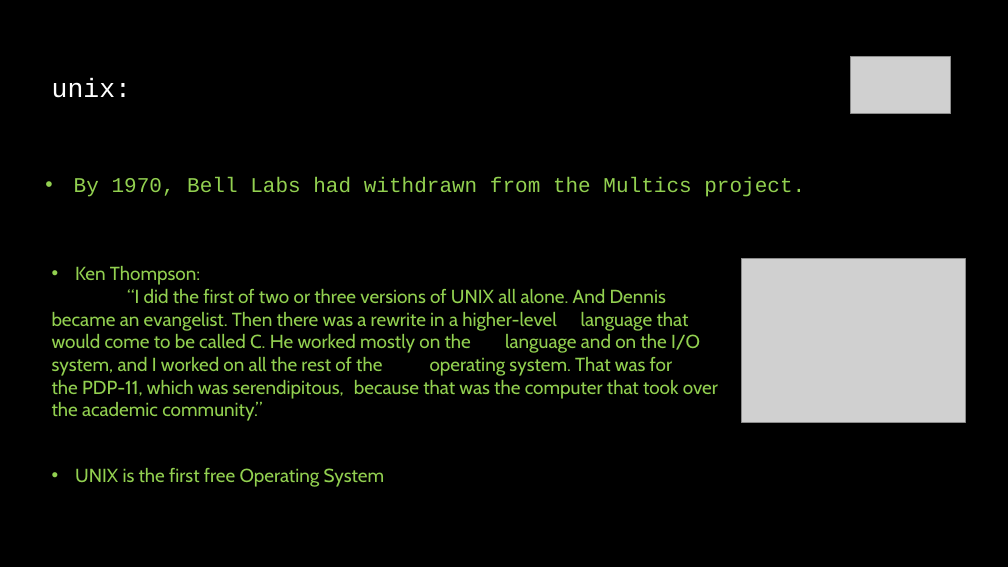
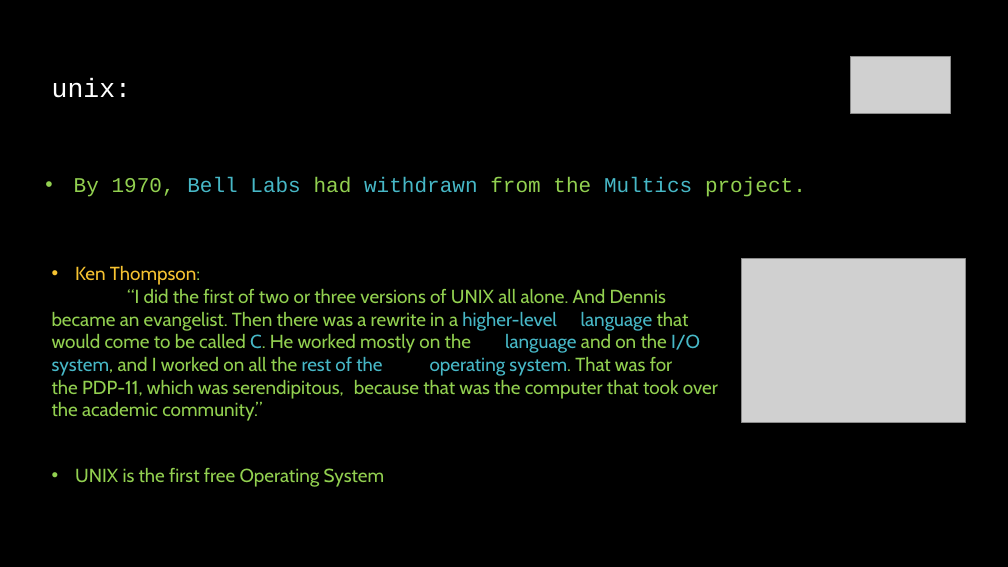
Before and after one commit to linuxfestival/introduction-to-linux-resources, a slide deck: slide 6 of amirkabir_linux_festival.pptx. Drawn at 1008x567 pixels with LibreOffice and Linux fonts; fonts in the diff are those of the drawing; grey boxes stand for pictures. Boxes give left, top, right and bottom in pixels: in the first picture for what was removed or moved away, otherwise in the second. Text is boxed around its words. In the diff, an @@ line names an element or a change of style, - is before the commit and + after.

Commit message:
Linux slides added and added some to UNIX slides

```diff
--- a/amirkabir_linux_festival.pptx
+++ b/amirkabir_linux_festival.pptx
@@ text "By 1970, Bell Labs had ..." at [74,177,806,197]: text colour #92D050 to #47B8C7 in "Bell Labs withdrawn Multics" @@
@@ text "Ken Thompson:" at [52,265,718,421]: text colour #92D050 to #F7C331 in "Ken Thompson:"; text colour #92D050 to #47B8C7 in "higher-level language C. language I/O system, rest ..." @@
```
Also in this commit, not shown: 2 slides added.
